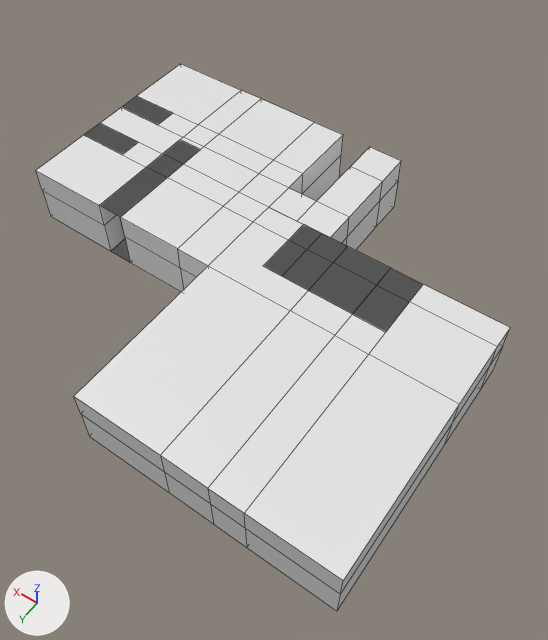
The Blender file mmkk_remix/Assets/Models/Apartment.blend: old version first, new version second.
Both versions are drawn from a 50 mm camera at (-50.0, 103.6, 105.0) aimed at (-2.4, 37.0, 0.4). Every picture has the same lights, and +X, +Y and +Z are marked at lower left. Mesh edges are drawn as thin lines.
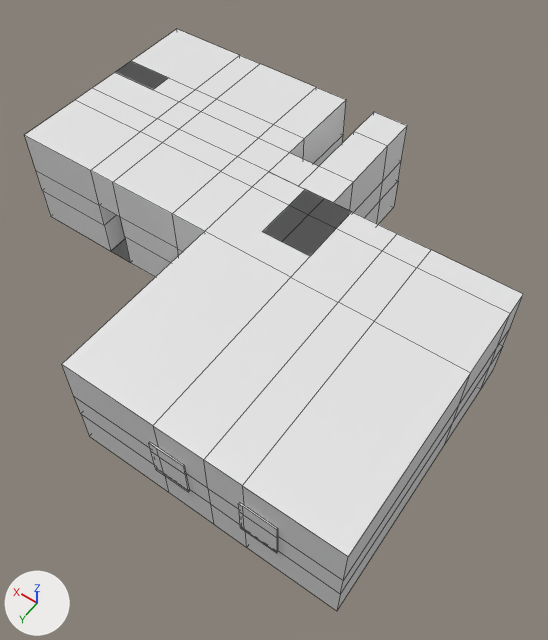
Pixel boxes (x1, y1, x2, y2) of what changed, in the pictures (548 x 640 px):
'Cube', reshaped (6% taller)
    before: (36, 64, 510, 611)
    after: (25, 29, 523, 611)

The change, as a diff of the scene's bpy script:
```diff
--- a/mmkk_remix/Assets/Models/Apartment.blend.py
+++ b/mmkk_remix/Assets/Models/Apartment.blend.py
@@ me_cube @@
 # used by ob_cube; location = (0.0, 0.0, 0.0)
-me_cube.from_pydata(...)  # 184 vertices, 182 faces; spans x -37.7..51.7, y -3.6..71.3, z -3.5..8.6
+me_cube.from_pydata(...)  # 283 vertices, 254 faces; spans x -37.7..51.7, y -3.9..71.6, z -3.5..16.9
+# me_cube part 1
+# 16 vertices are removed from x -22.0..35.2, y 10.6..71.3, z 3.5..8.6
+# 48 faces are deleted
+# 7 vertices move from x -22.0..35.2, y 10.6..39.2, z 8.6 to x -37.7..51.7, y -3.6..39.2, z 16.9
+# 33 vertices are added at x -27.5..35.2, y -3.9..71.6, z 2.9..16.9
+# 35 new vertices lie (0.0, 0.0, 8.3) away from vertices in x -37.7..51.7, y -3.6..71.3, z 8.6
+# 5 new vertices lie (0.0, 4.7, 0.0) away from vertices in x -22.0..30.0, y 15.3..26.3, z 8.6..16.9
+# 14 new vertices lie (0.0, 0.0, 5.1) away from vertices in x -27.5..26.2, y -3.9..71.6, z 3.5
+# 9 new vertices lie (0.0, 0.0, -0.4) away from vertices in x -27.5..26.2, y -3.9..71.6, z 3.5
+# 9 new vertices lie (0.0, 0.0, 2.6) away from vertices in x -27.5..26.2, y -3.9..71.6, z 8.6
+# 5 new vertices lie (0.0, 0.0, -0.6) away from vertices in x -11.9..-5.7, y 71.3..71.6, z 3.5
+# 5 new vertices lie (0.0, 0.0, 2.4) away from vertices in x -11.9..-5.7, y 71.3..71.6, z 8.6
+# 120 new faces join them
 me_cube.materials.append(mat_material)
```
